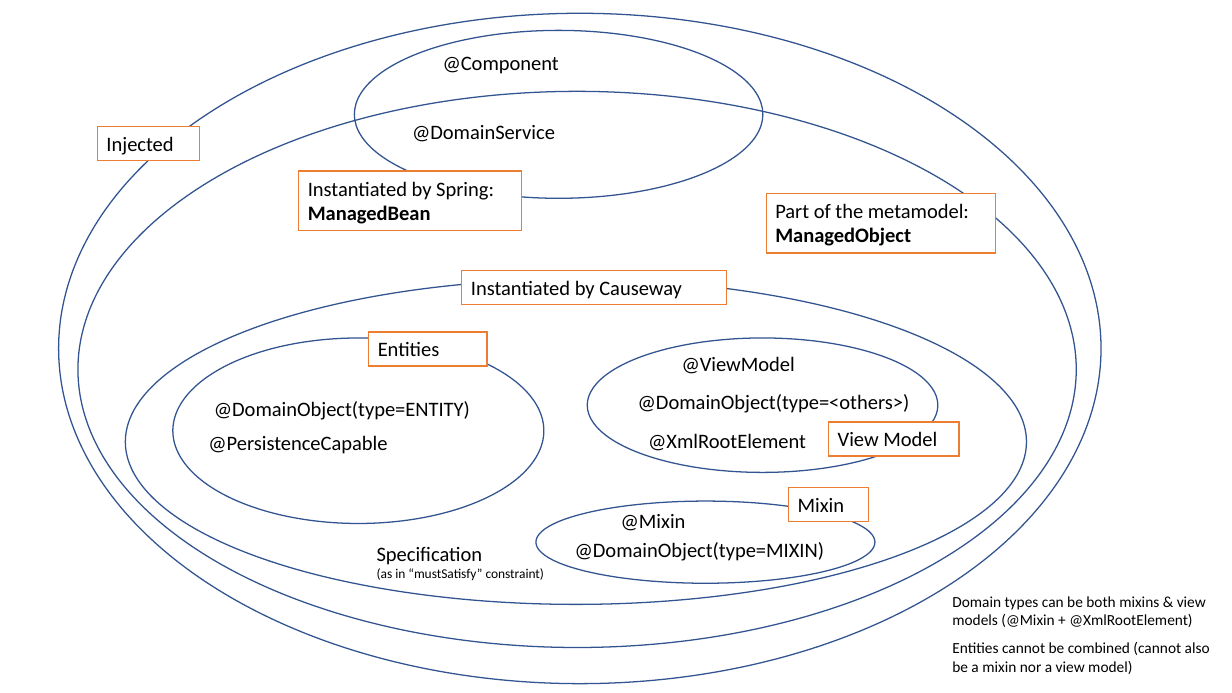
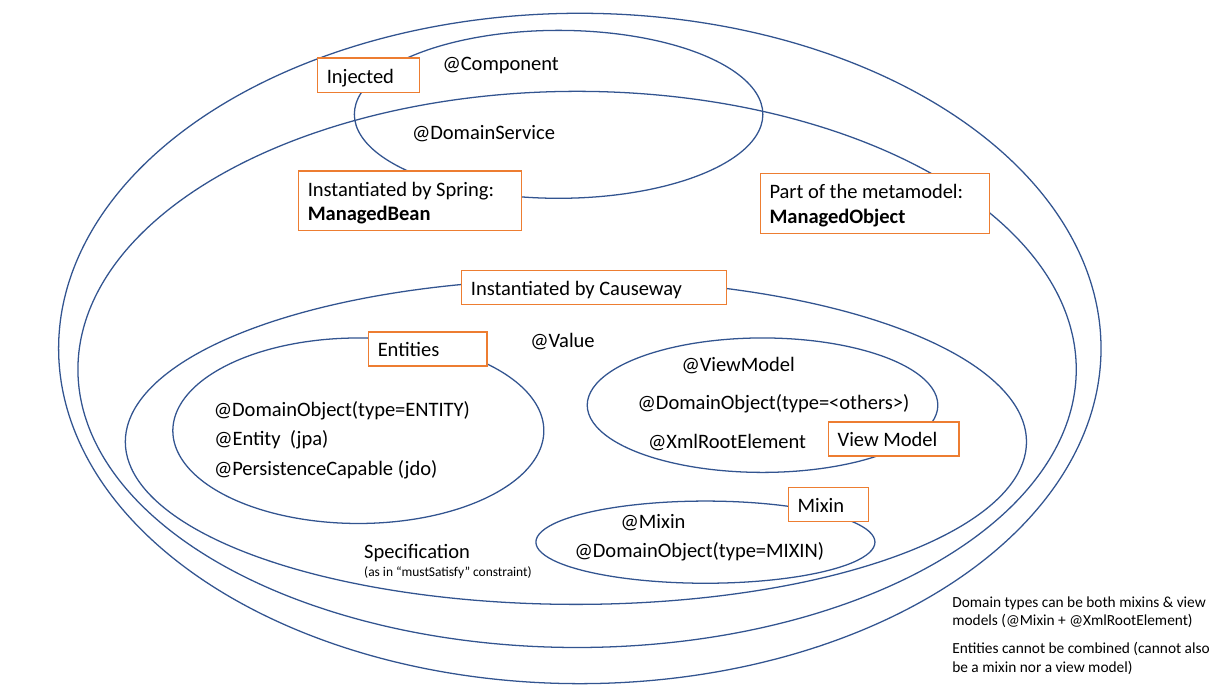
Before and after one commit to apache/causeway, a slide deck: slide 1 of antora/components/userguide/modules/ROOT/attachments/object-type-taxonomy.pptx. Drawn at 1232x693 pixels with LibreOffice and Linux fonts; fonts in the diff are those of the drawing. Boxes give left, top, right and bottom in pixels: in the first picture for what was removed or moved away, otherwise in the second. Text is boxed around its words. In the diff, an @@ line names an element or a change of style, - is before the commit and + after.

```diff
--- a/antora/components/userguide/modules/ROOT/attachments/object-type-taxonomy.pptx
+++ b/antora/components/userguide/modules/ROOT/attachments/object-type-taxonomy.pptx
@@ rectangle "Injected": place and size @@
-rectangle "Injected" at [97, 127, 199, 161]
+rectangle "Injected" at [318, 58, 420, 92]
@@ rectangle "Part of the metamodel: ManagedObject": place and size @@
-rectangle "Part of the metamodel: ManagedObject" at [766, 193, 995, 253]
+rectangle "Part of the metamodel: ManagedObject" at [761, 174, 990, 234]
@@ text added at [530, 332, 594, 350], 16 pt, text #000000 @@
+@Value
@@ text added at [214, 430, 328, 449], 16 pt, text #000000 @@
+@Entity (jpa)
@@ text at [214, 460, 437, 479]: text changed @@
-@PersistenceCapable
+@PersistenceCapable (jdo)
@@ text "Specification (as in “mustSatisfy” constraint)": place and size @@
-text "Specification (as in “mustSatisfy” constraint)" at [377, 547, 545, 580]
+text "Specification (as in “mustSatisfy” constraint)" at [364, 544, 532, 578]
```
Also in this commit, not shown: 20 other files.
